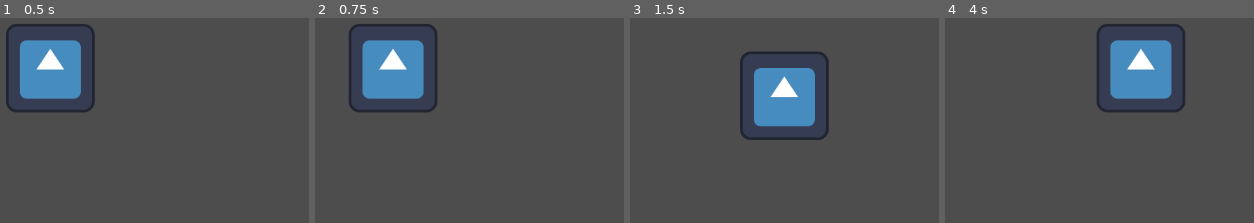
Above: before the commit, frames 1-4 (left to right).
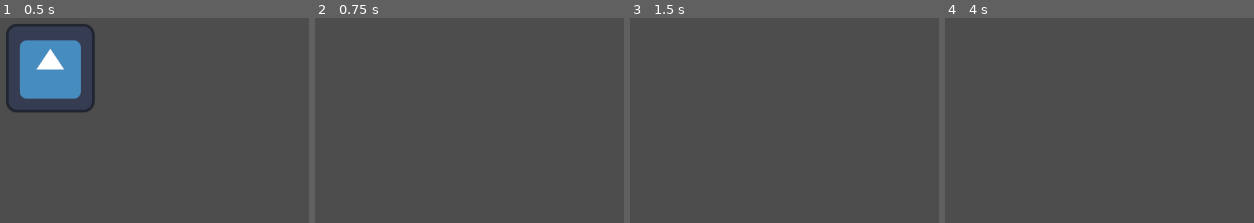
Above: after the commit, the same moments.

Repository: Sprotex/game-jam-bechyne-24
Game: Godot game, scene res://main.tscn
Two runs of this game, one before a commit and one after it. Both use one fixed random seed, a clock stepped at 60 frames per second and the inputs below. The engine's default icon, where the game draws it, is replaced by a stand-in: a white triangle on a blue panel in a dark square.
Inputs:
- Up to frame 1 (0.5 s): no input
- Up to frame 2 (0.75 s): tap Enter at 0.5 s; hold D (move_right) from 0.53 s (still down); hold K (heavy_attack) from 0.53 s (still down)
- Up to frame 3 (1.5 s): tap J (light_attack) at 0.8, 1.35 s; release D (move_right) at 1.28 s; release K (heavy_attack) at 1.28 s; hold S (move_down) from 1.28 s (still down)
- Up to frame 4 (4 s): tap K (heavy_attack) at 1.55, 3.05 s; release S (move_down) at 2.03 s; hold D (move_right) 2.03-2.78 s; hold K (heavy_attack) 2.03-2.78 s; tap J (light_attack) at 2.3, 2.85, 3.8 s; hold W (move_up) 2.78-3.53 s; hold A (move_left) from 3.53 s (still down); hold K (heavy_attack) from 3.53 s (still down)

Frame 1 is identical in both runs. In frame 2, 7.3% of the frame differs, in the area x 11-40%, y 2-46%; in frame 3, 7.2%; in frame 4, 7.3%.

Commit message:
add player attack script, refactor inputs

Diff:
--- /dev/null
+++ b/scenes/character/player/constants.gd
@@ -0,0 +1,7 @@
+extends Object
+class_name PlayerConstants
+
+const ANIMATION_HEAVY_KEY = "heavy_attack"
+const ANIMATION_LIGHT_KEY = "light_attack"
+const ANIMATION_WALK_KEY = "walk"
+const ANIMATION_DEFAULT_KEY = "default"
--- a/scenes/character/player/player.tscn
+++ b/scenes/character/player/player.tscn
@@ -1,8 +1,9 @@
-[gd_scene load_steps=6 format=3 uid="uid://dm0bjrfqf5qxl"]
+[gd_scene load_steps=7 format=3 uid="uid://dm0bjrfqf5qxl"]
 
 [ext_resource type="Texture2D" uid="uid://cwv0fppnchnbp" path="res://icon.svg" id="1_kqc1o"]
 [ext_resource type="Script" path="res://scenes/character/player/player_input.gd" id="2_kvt24"]
 [ext_resource type="Script" path="res://scenes/character/movement.gd" id="3_nxq0g"]
+[ext_resource type="Script" path="res://scenes/character/player/player_attack.gd" id="4_ji0j6"]
 
 [sub_resource type="SpriteFrames" id="SpriteFrames_cb5x3"]
 animations = [{
@@ -12,6 +13,27 @@
 }],
 "loop": true,
 "name": &"default",
+"speed": 5.0
+}, {
+"frames": [{
+"duration": 1.0,
+"texture": null
+}],
+"loop": false,
+"name": &"heavy_attack",
+"speed": 5.0
+}, {
+"frames": [{
+"duration": 1.0,
+"texture": null
+}],
+"loop": false,
+"name": &"light_attack",
+"speed": 5.0
+}, {
+"frames": [],
+"loop": true,
+"name": &"walk",
 "speed": 5.0
 }]
 
@@ -35,3 +57,8 @@
 input = NodePath("../PlayerInput")
 body = NodePath("..")
 move_speed = 200.0
+
+[node name="PlayerAttack" type="Node" parent="." node_paths=PackedStringArray("input", "animated_sprite")]
+script = ExtResource("4_ji0j6")
+input = NodePath("../PlayerInput")
+animated_sprite = NodePath("../Sprite2D")
--- /dev/null
+++ b/scenes/character/player/player_attack.gd
@@ -0,0 +1,25 @@
+extends Node
+
+@export var input: PlayerInput
+@export var animated_sprite: AnimatedSprite2D
+@export var damage_mean := 20.0
+@export var damage_variation := 10.0
+
+func _ready() -> void:
+	input.on_light_attack_input.connect(_handle_light_attack)
+	input.on_heavy_attack_input.connect(_handle_heavy_attack)
+
+
+func _return_to_default_after_animation() -> void:
+	animated_sprite.animation_finished.connect(func():
+		animated_sprite.play(PlayerConstants.ANIMATION_DEFAULT_KEY), CONNECT_ONE_SHOT)
+
+
+func _handle_light_attack() -> void:
+	_return_to_default_after_animation()
+	animated_sprite.play(PlayerConstants.ANIMATION_HEAVY_KEY)
+
+
+func _handle_heavy_attack() -> void:
+	_return_to_default_after_animation()
+	animated_sprite.play(PlayerConstants.ANIMATION_HEAVY_KEY)
--- a/scenes/character/player/player_input.gd
+++ b/scenes/character/player/player_input.gd
@@ -3,10 +3,30 @@
 
 var input_movement: Vector2
 
-func _unhandled_key_input(event: InputEvent) -> void:
+signal on_light_attack_input
+signal on_heavy_attack_input
+
+
+func _handle_movement_input(_event: InputEvent) -> void:
 	var vertical_axis = Input.get_axis("move_up", "move_down")
 	var horizontal_axis = Input.get_axis("move_left", "move_right")
 	var input_axes = Vector2(horizontal_axis, vertical_axis)
 	if input_axes.length_squared() > 1.0:
 		input_axes = input_axes.normalized()
 	input_movement = input_axes
+
+
+func _handle_attack_input(event: InputEvent) -> void:
+	if not event.is_pressed():
+		return
+	if event.is_echo():
+		return
+	if event.is_action_pressed("light_attack"):
+		on_light_attack_input.emit()
+	if event.is_action_pressed("heavy_attack"):
+		on_heavy_attack_input.emit()
+
+
+func _unhandled_key_input(event: InputEvent) -> void:
+	_handle_movement_input(event)
+	_handle_attack_input(event)
